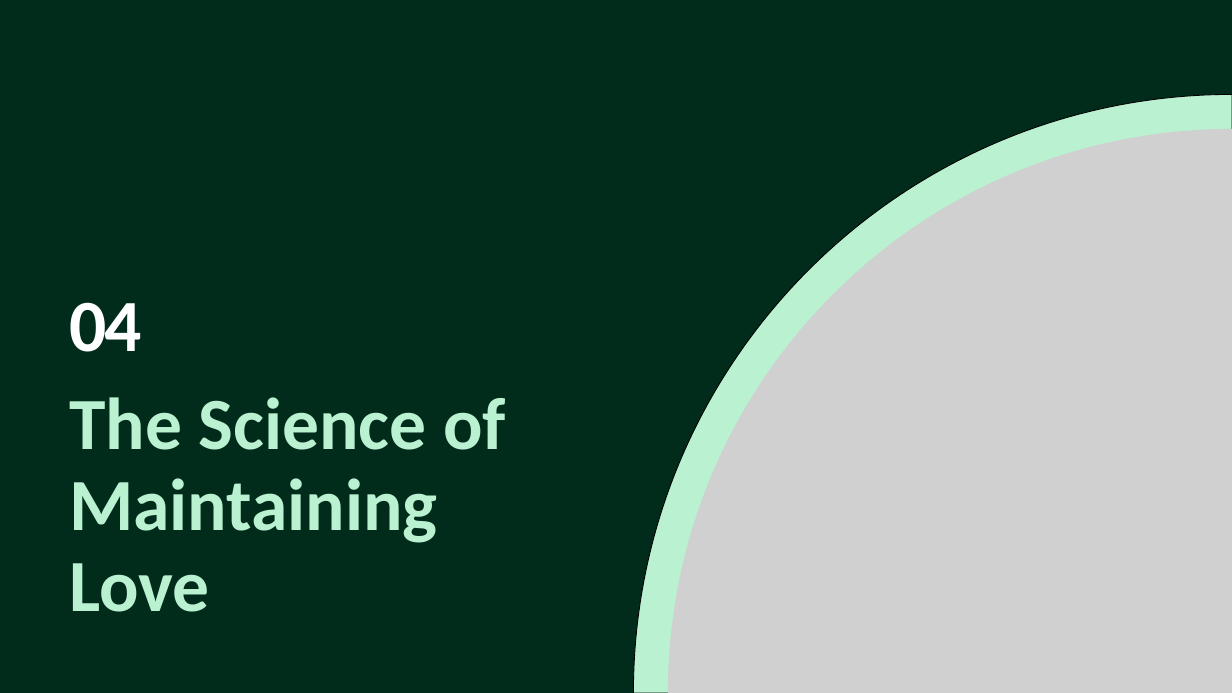
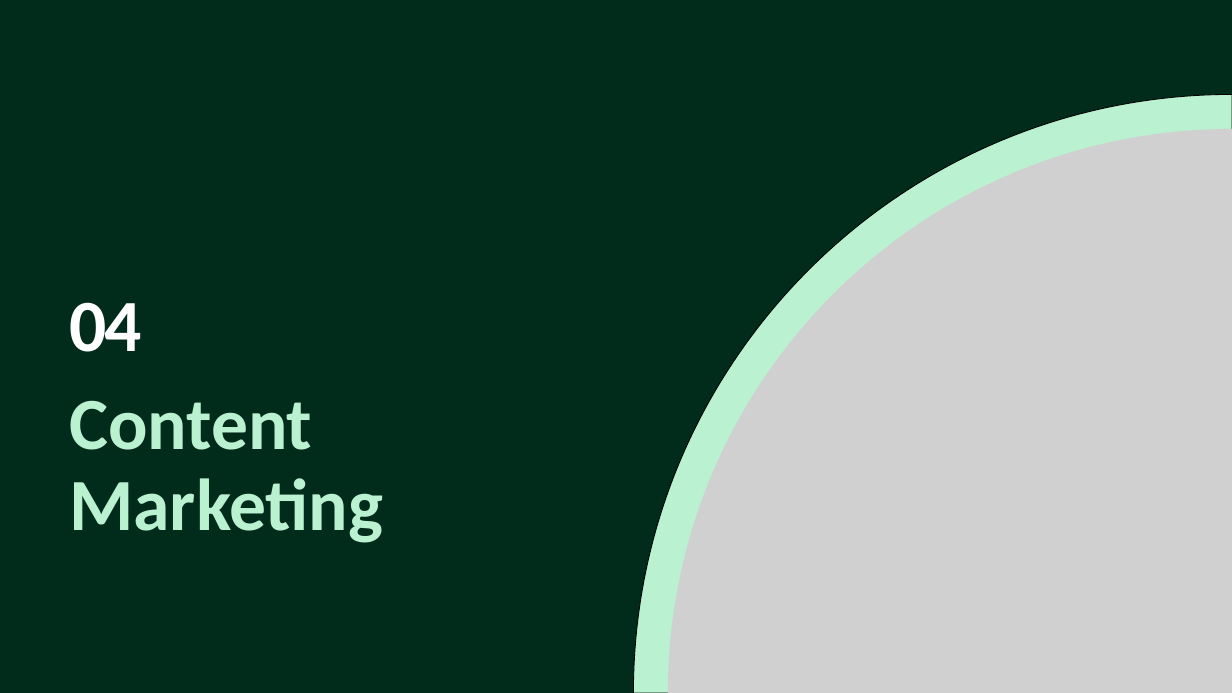
Before and after one commit to Manpreet1710/ppt-maker, a slide deck: slide 13 of output_ppt.pptx. Drawn at 1232x693 pixels with LibreOffice and Linux fonts; fonts in the diff are those of the drawing; grey boxes stand for pictures. Boxes give left, top, right and bottom in pixels: in the first picture for what was removed or moved away, otherwise in the second. Text is boxed around its words. In the diff, an @@ line names an element or a change of style, - is before the commit and + after.

```diff
--- a/output_ppt.pptx
+++ b/output_ppt.pptx
@@ text at (69, 400, 383, 543): text changed @@
-The Science of Maintaining Love
+Content Marketing
```
Also in this commit, not shown: 6 other slides changed, 13 slides added, 13 slides removed, 7 other files.
